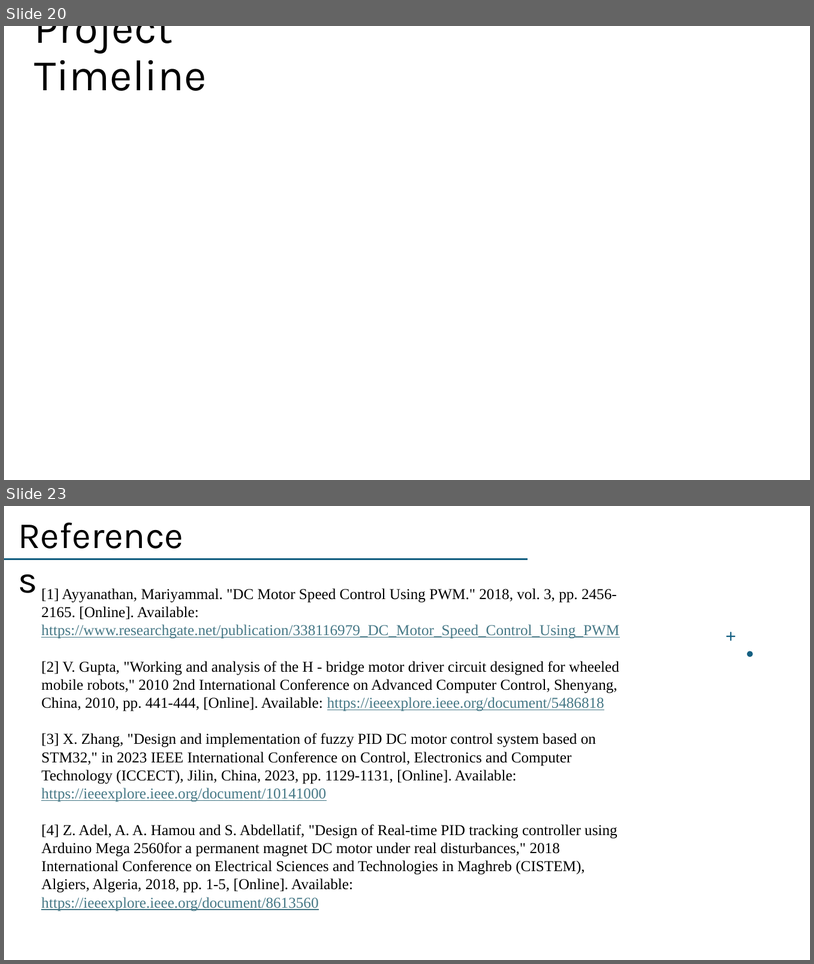
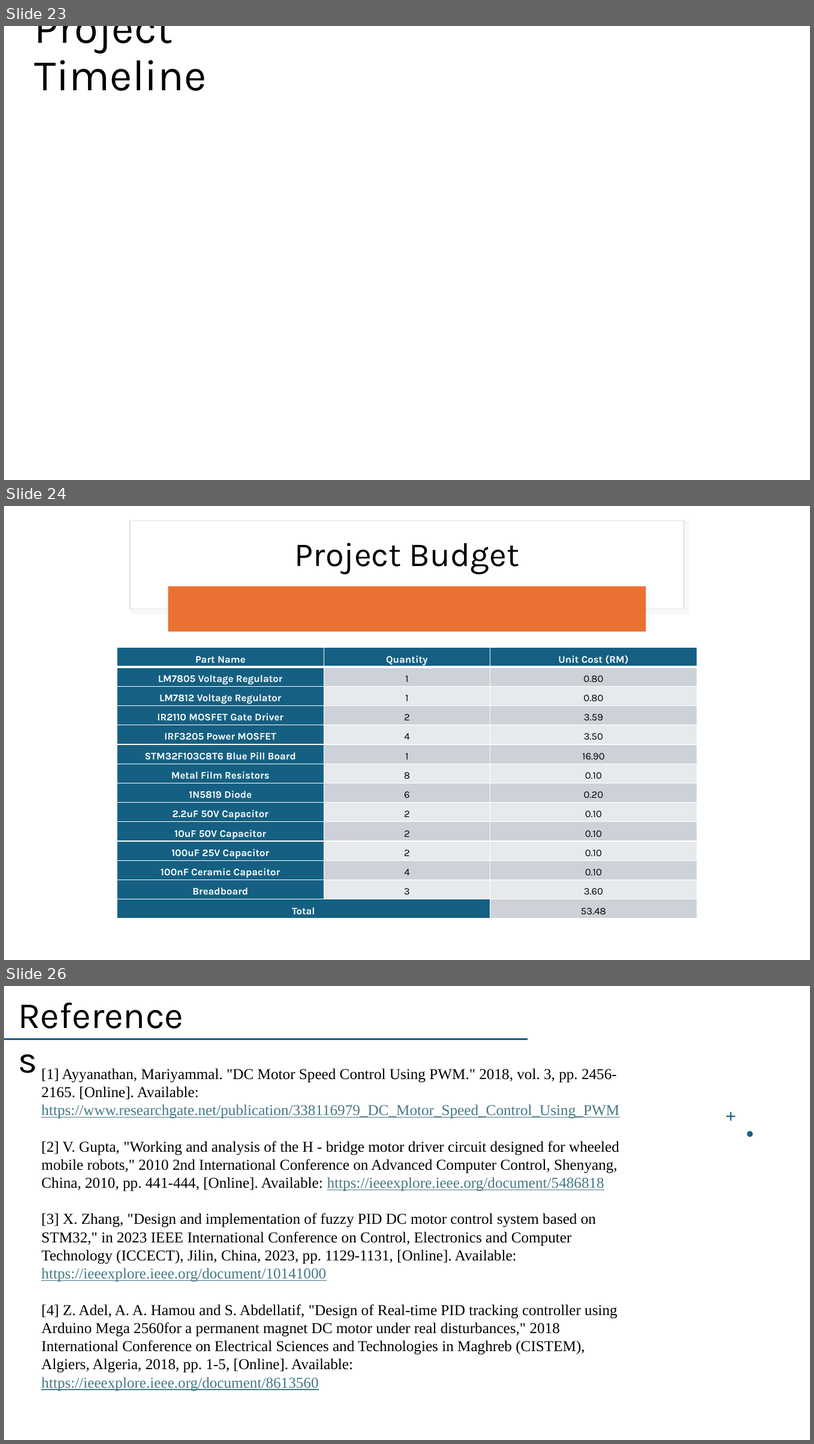
Before and after one commit to BashirAbu/FYP, a slide deck: FYP_1/presentation/FYP1.pptx. Shown one above the other, each under a label of ours: slides 20 and 23 before the commit, slides 23, 24 and 26 after it; the slides between them are not shown. The pictures are 814x964 and 814x1444 pixels, drawn with LibreOffice and Linux fonts; fonts in the diff are those of the drawing; background and template pictures are left out. Boxes give left, top, right and bottom in pixels: in the first picture for what was removed or moved away, otherwise in the second. Text is boxed around its words. In the diff, an @@ line names an element or a change of style, - is before the commit and + after.

```diff
--- a/FYP_1/presentation/FYP1.pptx
+++ b/FYP_1/presentation/FYP1.pptx
@@ slide 24 added at <box>4,506,810,960</box>, background #FFFFFF @@
@@ rectangle added at <box>130,520,684,609</box>, fill #FFFFFF, outline #E1E1E1 1 pt @@
@@ title added at <box>295,543,519,574</box>, 40 pt, text #000000 @@
+Project Budget
@@ rounded rectangle added at <box>168,586,647,631</box>, fill #E97132 @@
@@ table added at <box>117,648,697,919</box>, 14 rows, 3 columns @@
+Part Name | Quantity | Unit Cost (RM)
+LM7805 Voltage Regulator | 1 | 0.80
+LM7812 Voltage Regulator | 1 | 0.80
+IR2110 MOSFET Gate Driver | 2 | 3.59
+IRF3205 Power MOSFET | 4 | 3.50
+STM32F103C8T6 Blue Pill Board | 1 | 16.90
+Metal Film Resistors | 8 | 0.10
+1N5819 Diode | 6 | 0.20
+2.2uF 50V Capacitor | 2 | 0.10
+10uF 50V Capacitor | 2 | 0.10
+100uF 25V Capacitor | 2 | 0.10
+100nF Ceramic Capacitor | 4 | 0.10
+Breadboard | 3 | 3.60
+Total |  | 53.48
@@ what was slide 20 is now slide 23 @@
@@ what was slide 23 is now slide 26 @@
```
Also in this commit, not shown: 2 slides changed, 5 other slides added, 3 slides removed, 3 other files.
